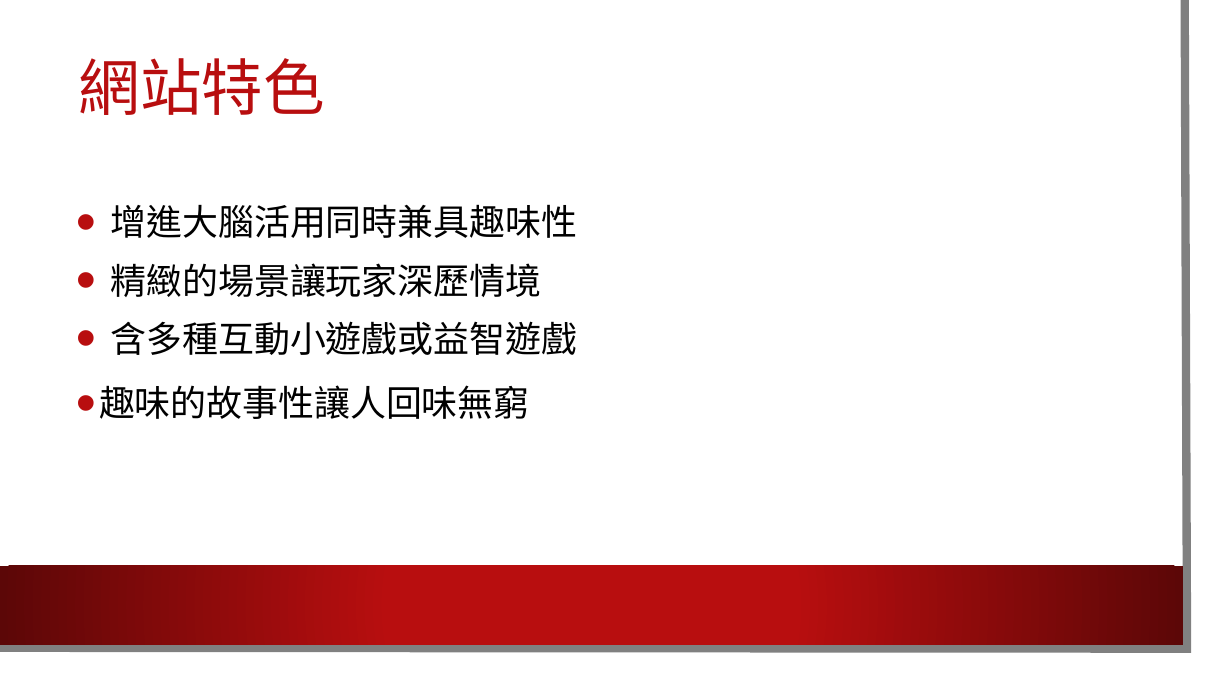
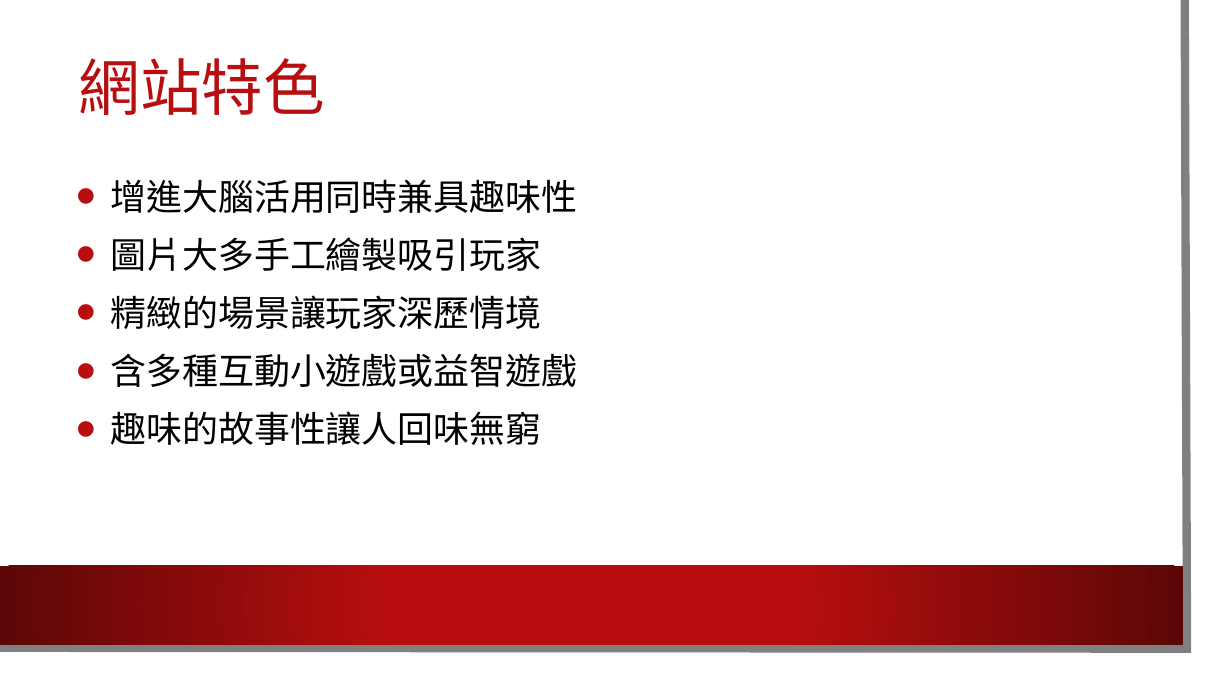
Before and after one commit to wenshinchan/wenshinchan.github.io, a slide deck: slide 2 of 00357001_鄭宇婷 00357045_陳文欣.pptx (slide 3 before the commit). Drawn at 1232x693 pixels with LibreOffice and Linux fonts; fonts in the diff are those of the drawing; background and template pictures are left out. Boxes give left, top, right and bottom in pixels: in the first picture for what was removed or moved away, otherwise in the second. Text is boxed around its words. In the diff, an @@ line names an element or a change of style, - is before the commit and + after.

```diff
--- a/00357001_鄭宇婷 00357045_陳文欣.pptx
+++ b/00357001_鄭宇婷 00357045_陳文欣.pptx
@@ text at <box>111,237,542,271</box>: paragraph added @@
+  • 圖片大多手工繪製吸引玩家
@@ text at <box>111,411,542,445</box>: list level 1 to 2 in "趣味的故事性讓人回味無窮" @@
```
Also in this commit, not shown: 4 other slides changed, 8 slides added.
